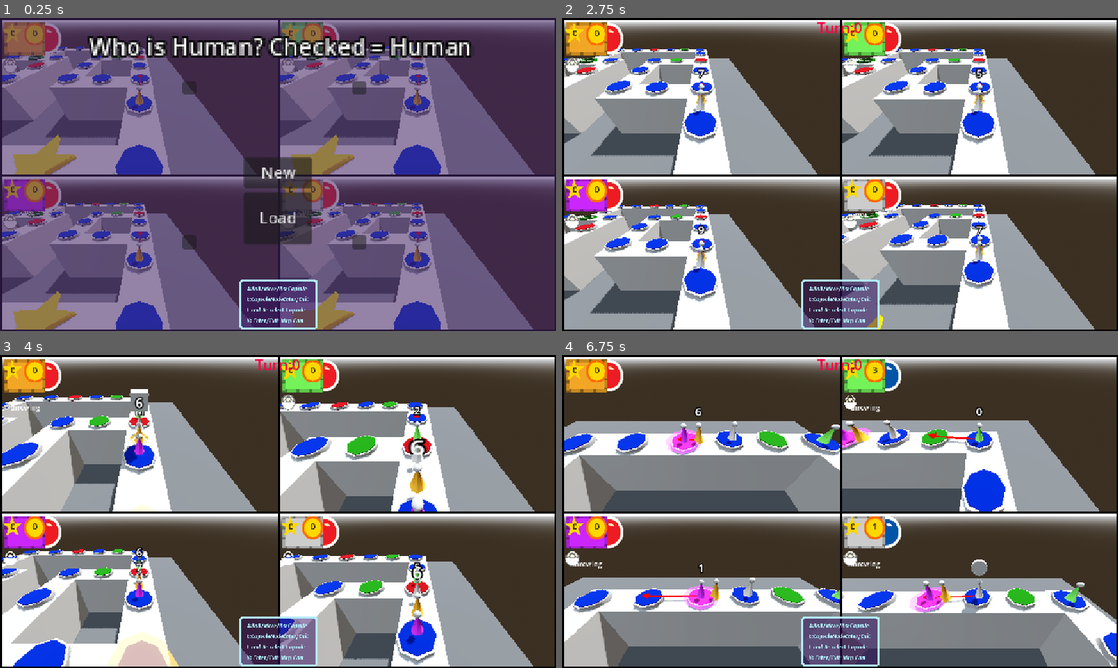
Above: before the commit, frames 1-4 (two rows, left to right).
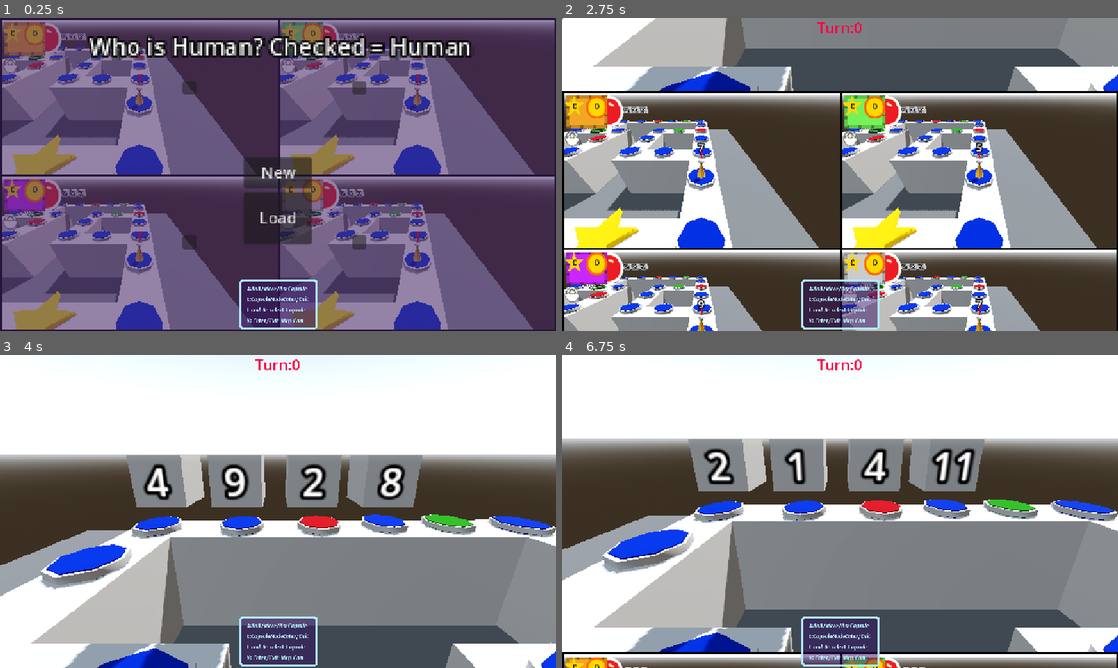
Above: after the commit, the same moments.

Repository: Teltt/PartyMaker
Game: Godot game, scene res://Game.tscn
Two runs of this game, one before a commit and one after it. Both use one fixed random seed, a clock stepped at 60 frames per second and the inputs below.
Inputs (mouse positions are in pixels of both pictures, inside the frame that each line leads up to):
- Up to frame 1 (0.25 s): no input
- Up to frame 2 (2.75 s): click "New" at 0.5 s; tap Enter at 1.25 s; move the mouse to (962, 158) at 1.27 s; hold Shift 1.28-2.03 s; click (962, 158) at 1.42 s; move the mouse to (728, 190) at 2.02 s; tap Alt at 2.1 s; click (728, 190) at 2.17 s
- Up to frame 3 (4 s): move the mouse to (333, 442) at 2.77 s; hold Shift 2.78-3.53 s; click (333, 442) at 2.92 s; move the mouse to (250, 574) at 3.52 s; tap Alt at 3.6 s; click (250, 574) at 3.67 s
- Up to frame 4 (6.75 s): move the mouse to (1006, 558) at 4.27 s; hold Shift 4.28-5.03 s; click (1006, 558) at 4.42 s; move the mouse to (673, 464) at 5.02 s; tap Alt at 5.1, 6.6 s; click (673, 464) at 5.17 s; move the mouse to (867, 511) at 5.77 s; hold Shift 5.78-6.53 s; click (867, 511) at 5.92 s; move the mouse to (756, 433) at 6.52 s; click (756, 433) at 6.67 s

The runs differ from the first frame. In frame 1, 0.5% of the frame differs, in the area x 10-66%, y 4-69%; in frame 2, 79%; in frame 3, 87%; in frame 4, 90%, in the area x 0-100%, y 0-100%.

Commit message:
Adjusted ClassicParty

Diff:
--- a/Actor/Board/BaseBoard.tscn
+++ b/Actor/Board/BaseBoard.tscn
@@ -1,12 +1,10 @@
-[gd_scene load_steps=8 format=3 uid="uid://bet5igb4qhudb"]
+[gd_scene load_steps=6 format=3 uid="uid://bet5igb4qhudb"]
 
 [ext_resource type="Script" uid="uid://daqsiqo0yw8as" path="res://Scripts/Component/Editor/BoardEditor.gd" id="1_e65v7"]
 [ext_resource type="PackedScene" uid="uid://c3nrwo1gf7s6v" path="res://Actor/Player/player.tscn" id="5_rweru"]
 [ext_resource type="Resource" uid="uid://jg51ve4jff65" path="res://Resource/Controls/p2.tres" id="7_cly83"]
 [ext_resource type="Resource" uid="uid://dp8pjdspfyx8o" path="res://Resource/Controls/p3.tres" id="10_16yqc"]
 [ext_resource type="Resource" uid="uid://b2ref01urgdve" path="res://Resource/Controls/p4.tres" id="11_c47t2"]
-[ext_resource type="AudioStream" uid="uid://6cqsy8phf2y3" path="res://CopyRight/Audio/Dice Roll SMP.ogg" id="21_56okp"]
-[ext_resource type="AudioStream" uid="uid://dnbjpsiqflso8" path="res://CopyRight/Audio/Ready Start MP2.ogg" id="23_5uksb"]
 
 [node name="Board" type="Node3D"]
 script = ExtResource("1_e65v7")
@@ -55,9 +53,7 @@
 [node name="SFX" type="Node" parent="."]
 
 [node name="DiceRoll" type="AudioStreamPlayer" parent="SFX"]
-stream = ExtResource("21_56okp")
 volume_db = 3.0
 
 [node name="ReadyStart" type="AudioStreamPlayer" parent="SFX"]
-stream = ExtResource("23_5uksb")
 volume_db = 3.0
--- a/Actor/Board/Basic.tscn
+++ b/Actor/Board/Basic.tscn
@@ -13,6 +13,8 @@
 [ext_resource type="PackedScene" uid="uid://drt4bmw663eu5" path="res://Actor/Capsule/whomp_capsule.tscn" id="11_dpkwv"]
 [ext_resource type="Script" uid="uid://dwlcslj8s4x4b" path="res://Resource/Params/EventParams.gd" id="12_k0c1q"]
 [ext_resource type="PackedScene" uid="uid://bljsrqva7y8wg" path="res://Actor/Space/star_space.tscn" id="13_txktm"]
+[ext_resource type="PackedScene" uid="uid://dv5p3klgi78ln" path="res://Actor/Event/TurnTypes/TurnOrder.tscn" id="14_x7j4v"]
+[ext_resource type="Script" uid="uid://docaok70ro6jf" path="res://Actor/Event/TurnTypes/classic_party.gd" id="15_2lgaa"]
 
 [sub_resource type="Resource" id="Resource_ur8vp"]
 script = ExtResource("12_k0c1q")
@@ -21,6 +23,13 @@
 event_name = ""
 metadata/_custom_type_script = ExtResource("12_k0c1q")
 
+[sub_resource type="Resource" id="Resource_x7j4v"]
+script = ExtResource("12_k0c1q")
+after_children = false
+before_parent = false
+event_name = ""
+metadata/_custom_type_script = ExtResource("12_k0c1q")
+
 [sub_resource type="StandardMaterial3D" id="StandardMaterial3D_857ne"]
 albedo_color = Color(0.2484, 0.2484, 0.2484, 1)
 
@@ -209,6 +218,13 @@
 next_space = [NodePath("../OperationSpace2")]
 previous_space = [NodePath("../ItemSpace")]
 
+[node name="TurnOrder" parent="Events" index="0" instance=ExtResource("14_x7j4v")]
+params = SubResource("Resource_x7j4v")
+
+[node name="Classic_Party" type="Node3D" parent="Events/TurnOrder" index="1" node_paths=PackedStringArray("turn_order")]
+script = ExtResource("15_2lgaa")
+turn_order = NodePath("..")
+
 [node name="CSGBox3D" type="CSGBox3D" parent="Objects" index="0"]
 transform = Transform3D(5, 0, 0, 0, 5, 0, 0, 0, 5, 0, -2.5, 0)
 use_collision = true
--- a/Actor/Event/TurnTypes/car_party.gd
+++ b/Actor/Event/TurnTypes/car_party.gd
@@ -46,12 +46,13 @@
 func on_turn_start():
 	var p:Player= turn_order.get_cur()
 	if p in players:
+		await get_tree().create_timer(1.25).timeout
 		await Define.outer_party.focus_on_viewport(p.player_id)
 		p.board_control_allowed = true
 func on_turn_end():
 	update_space(0)
 	var p:Player= turn_order.get_cur()
 	if p in players:
+		p.board_control_allowed = false
 		await Define.outer_party.finish_focusing()
 		await get_tree().create_timer(1.25).timeout
-		p.board_control_allowed = false
--- a/Actor/Event/TurnTypes/classic_party.gd
+++ b/Actor/Event/TurnTypes/classic_party.gd
@@ -1,9 +1,7 @@
 extends Node
-@export var turn_order_path:NodePath
-var turn_order:TurnOrder
+@export var turn_order:TurnOrder
 
 func _ready() -> void:
-	turn_order = get_node(turn_order_path)
 	turn_order.start_sig.connect(on_turn_start)
 	turn_order.end_sig.connect(on_turn_end)
 var awaiting = false
@@ -15,11 +13,12 @@
 			turn_order.end_turn()
 func on_turn_start():
 	var p:Player= turn_order.get_cur()
+	await get_tree().create_timer(1.25).timeout
 	await Define.outer_party.focus_on_viewport(p.player_id)
 	p.board_control_allowed = true
 
 func on_turn_end():
+	var p:Player= turn_order.get_cur()
+	p.board_control_allowed = false
 	await Define.outer_party.finish_focusing()
 	await get_tree().create_timer(1.25).timeout
-	var p:Player= turn_order.get_cur()
-	p.board_control_allowed = false
--- a/Actor/Player/Player.gd
+++ b/Actor/Player/Player.gd
@@ -1,30 +1,46 @@
 extends Node3D
 class_name Player
-
+## The Id of this player, useful for accessing in arrays
 @export_range(0,4) var player_id = 0
+## unused
 @export_storage var sprite_id: int = -1
+## is this player human
 @export var cpu_controlled = true
+## the input action strings
 @export var controls :PlayerControl
+## this controls how the player travels around the board
 @export var travel:Travel
+##variable for fine turning controls during events
 @export_storage var can_travel = true
+##variable for fine turning controls during events
 @export_storage var can_start_travel = true
 var camera :Camera3D = null
+##Where the player's camera goes to
 @onready var cam_target:Node3D = $Marker3D/CamTarget
+## the player color
 @export_storage var color:Color
 @export_storage var capsule_color:Color
+##the initial starting space
 @export var initial_space: Space = null
 @export_storage var joystick_pos: Vector2 = Vector2.ZERO
+##variable for fine turning controls during events
 @export_storage var board_control_allowed = true
+##variable for fine turning controls during events
 @export_storage var auto_move_camera = true
+##is the player viewing the map
 @export_storage var map_mode = false
 @export_storage var spaces_rolled: int = 0
+##has the player rolled
 @export_storage var rolled_ready: bool = false
 
+#Tracks the player's coins
 @onready var coin_mgr:Amount_MGR = $Coins
+#Tracks the player's stars
 @onready var star_mgr:Amount_MGR = $Stars
 var capsule_mgr: CapsuleMgr:
 	get:
 		return $CapsuleMgr
+##CPU player controller
 @export var cpu_mgr: CPUMGR = CPUMGR.new()
 func _ready() -> void:
 	cpu_mgr.player = self
@@ -162,7 +178,7 @@
 func check_section(section:Party.Section):
 	return Define.party.party_section == section
 func is_ready_to_end():
-	return not (not travel.landed or coin_mgr.active or star_mgr.active)
+	return not (not travel.landed or coin_mgr.active or star_mgr.active) and not Define.party.is_waiting()
 func can_tick():
 	var party = Define.party
 	var s = self
@@ -194,8 +210,11 @@
 	waiting.erase(nam)
 	event_queue.erase(event)
 	return ret
+
+##activates events the most important function
 func activate(cond:int,event:Event):
 	return await Event.activate_event_chain(self,cond,event)
+## is waiting for an event to finish
 func is_waiting():
 	return waiting.keys().size() > 0
 func get_angle_cw_dif(a1: float, a2: float) -> float:
@@ -208,7 +227,6 @@
 	var smallest_dif =  PI - abs(abs(normalize_angle(a1) - normalize_angle(a2)) - PI)
 	var cw_dif = normalize_angle(get_angle_cw_dif(a1, a2))
 	var ccw_dif = normalize_angle(PI * 2 - cw_dif)
-
 	if abs(cw_dif) <= abs(ccw_dif):
 		return cw_dif
 	else:
--- a/Actor/Player/player.tscn
+++ b/Actor/Player/player.tscn
@@ -13,12 +13,8 @@
 [ext_resource type="Texture2D" uid="uid://ddh4fjhtkahs6" path="res://Resource/Graphics/StarSpace.png" id="13_iuy7w"]
 [ext_resource type="Texture2D" uid="uid://c125n5y4ahnkj" path="res://Resource/Graphics/RedSpace.png" id="13_van2h"]
 [ext_resource type="Texture2D" uid="uid://bokjeh2f0io4t" path="res://Resource/Graphics/Coin.png" id="14_40iew"]
-[ext_resource type="AudioStream" uid="uid://v7b8efnyj85y" path="res://CopyRight/Audio/Dice Pop SMP.ogg" id="14_iuy7w"]
 [ext_resource type="Script" uid="uid://djd0apf52p7ge" path="res://Actor/Player/capsuledrawer.gd" id="16_ab7l3"]
-[ext_resource type="AudioStream" uid="uid://brenltm3a1yrb" path="res://CopyRight/Audio/Coin.WAV" id="16_agtul"]
 [ext_resource type="Script" uid="uid://c72e1yx5ky1yb" path="res://Actor/Player/travel.gd" id="16_van2h"]
-[ext_resource type="AudioStream" uid="uid://xc15o2vtc2t5" path="res://CopyRight/Audio/Pass Space MPS.ogg" id="17_55p1v"]
-[ext_resource type="AudioStream" uid="uid://dvm8ym4j8moje" path="res://CopyRight/Audio/LandSpace.ogg" id="18_nifj2"]
 
 [sub_resource type="Shader" id="Shader_iuy7w"]
 code = "shader_type spatial;
@@ -234,22 +230,18 @@
 [node name="SFX" type="Node" parent="."]
 
 [node name="DicePop" type="AudioStreamPlayer" parent="SFX"]
-stream = ExtResource("14_iuy7w")
 volume_db = -7.0
 max_polyphony = 3
 
 [node name="Coin" type="AudioStreamPlayer" parent="SFX"]
-stream = ExtResource("16_agtul")
 volume_db = 1.0
 
 [node name="PassSpace" type="AudioStreamPlayer" parent="SFX"]
-stream = ExtResource("17_55p1v")
 volume_db = -7.0
 pitch_scale = 1.25
 max_polyphony = 4
 
 [node name="LandSpace" type="AudioStreamPlayer" parent="SFX"]
-stream = ExtResource("18_nifj2")
 max_polyphony = 4
 
 [editable path="Coins"]
Not shown: 1 places in Actor/Board/Basic.tscn that only renumber resources
Not shown: 1 places in Actor/Player/player.tscn that only renumber resources
